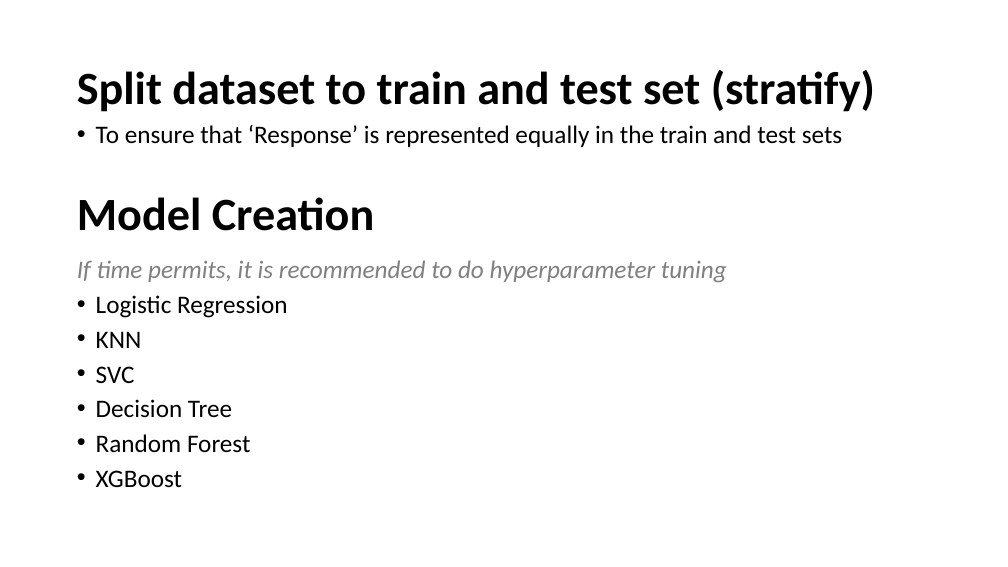
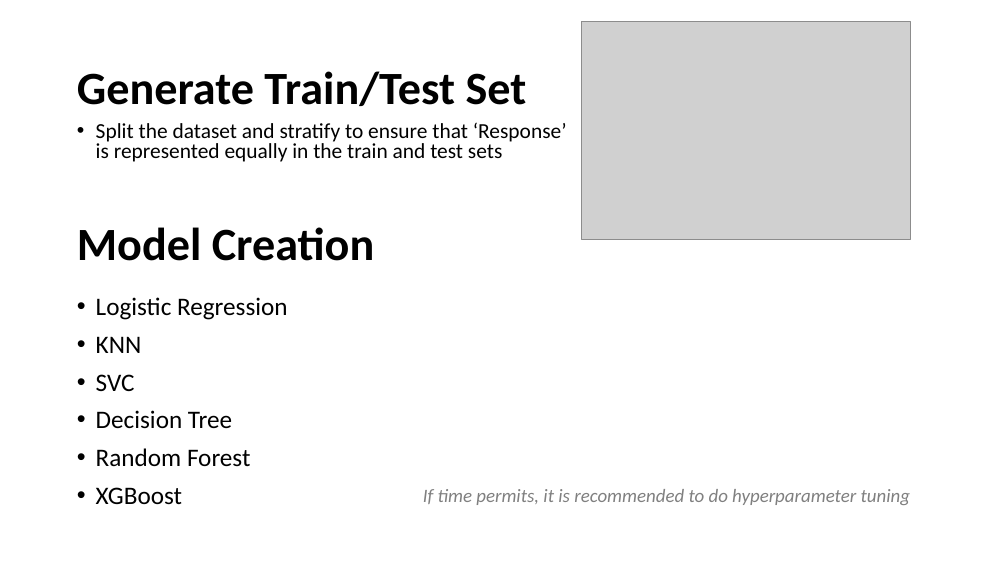
Before and after one commit to emtan3/Cold_Call_Dataset, a slide deck: slide 10 of Cold Call Case Study.pptx. Drawn at 1008x567 pixels with LibreOffice and Linux fonts; fonts in the diff are those of the drawing; grey boxes stand for pictures. Boxes give left, top, right and bottom in pixels: in the first picture for what was removed or moved away, otherwise in the second. Text is boxed around its words. In the diff, an @@ line names an element or a change of style, - is before the commit and + after.

```diff
--- a/Cold Call Case Study.pptx
+++ b/Cold Call Case Study.pptx
@@ picture added at (582, 22, 910, 240) @@
@@ title at (77, 71, 527, 106): text changed @@
-Split dataset to train and test set (stratify)
+Generate Train/Test Set
@@ text at (96, 122, 567, 162): text changed; size 24 to 20.4 pt @@
-• To ensure that ‘Response’ is represented equally in the train and test sets
+• Split the dataset and stratify to ensure that ‘Response’ is represented equally in the train and test sets
@@ text "Model Creation": place and size @@
-text "Model Creation" at (77, 197, 375, 231)
+text "Model Creation" at (77, 227, 375, 261)
@@ text at (77, 260, 727, 282): paragraph removed @@
-If time permits, it is recommended to do hyperparameter tuning
@@ text "Logistic Regression": place and size @@
-text "Logistic Regression" at (77, 260, 727, 488)
+text "Logistic Regression" at (96, 297, 288, 505)
@@ text "Logistic Regression" at (96, 297, 288, 505): line spacing 0.8 to 0.9 @@
@@ text added at (423, 489, 910, 505), 18 pt, text #808080, italic @@
+If time permits, it is recommended to do hyperparameter tuning
```
Also in this commit, not shown: 3 other slides changed.
